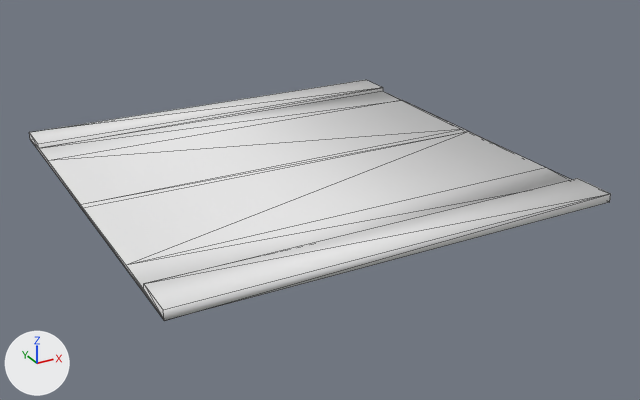
Two versions of the OBJ model assets/models/builtin/outdoor/roads/outdoor_roads_straight/model.obj, one commit apart.
Rendered twice from a 50 mm lens placed at (-0.882, -1.726, 0.768), pointed at (0.036, -0.058, -0.066). The axes (+X, +Y, +Z) are drawn at lower left. The lights are the same throughout. The first picture is the older version. Mesh edges are drawn as thin lines. Where no turn or scale is listed for an object, it has been applied to the vertices.

Script lines for the objects in view, before the commit:
```python
mat_colormap = principled_material('colormap')
mat_colormap.base_color = (0.8, 0.8, 0.8)  # white #e7e7e7
mat_colormap.roughness = 1.0
me_model = bpy.data.meshes.new('model')
me_model.from_pydata(...)  # 24 vertices, 44 faces; spans x -0.5..0.5, y -0.5..0.5, z 0.0..0.02
me_model.materials.append(mat_colormap)  # white #e7e7e7
ob_model = bpy.data.objects.new('model', me_model)
ob_model.location = (0.0, 0.0, 0.0)
```
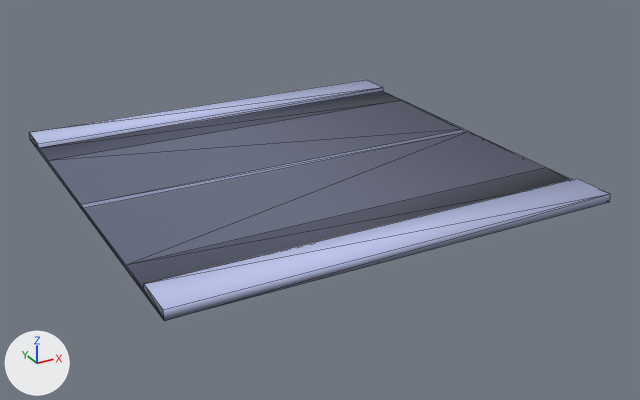
Changed parts and their boxes [x1, y1, x2, y2] in the pictures (640 x 400 px):
'model', surface changed (white to blue)
    both: [29, 80, 611, 321]

The edits, one by one:
Picture 'colormap.png' (img_colormap_png) is new.
In material 'colormap' (mat_colormap), base_color is no longer (0.8, 0.8, 0.8), white #e7e7e7.
In material 'colormap' (mat_colormap), texture is now set to img_colormap_png.
